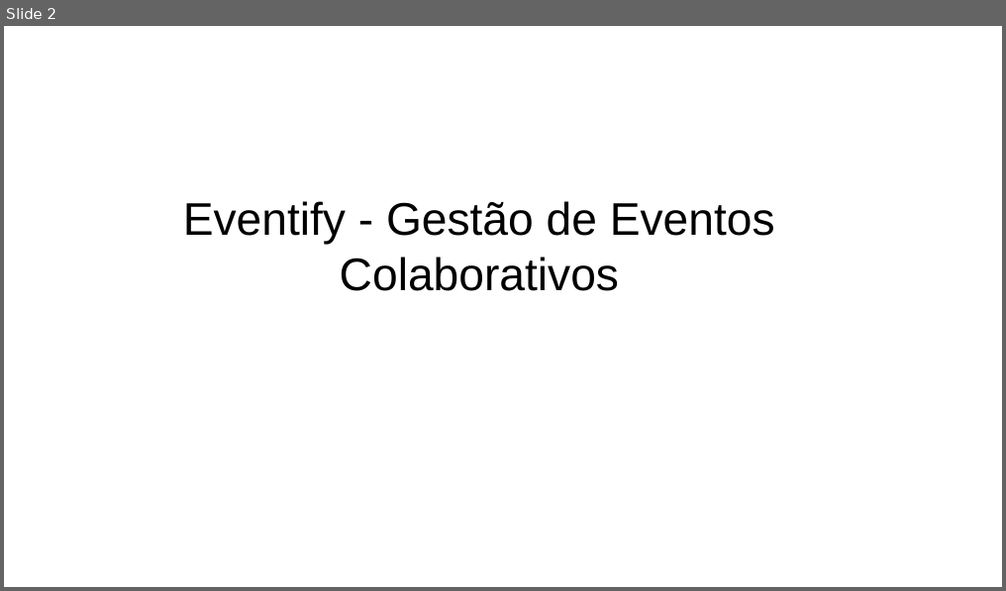
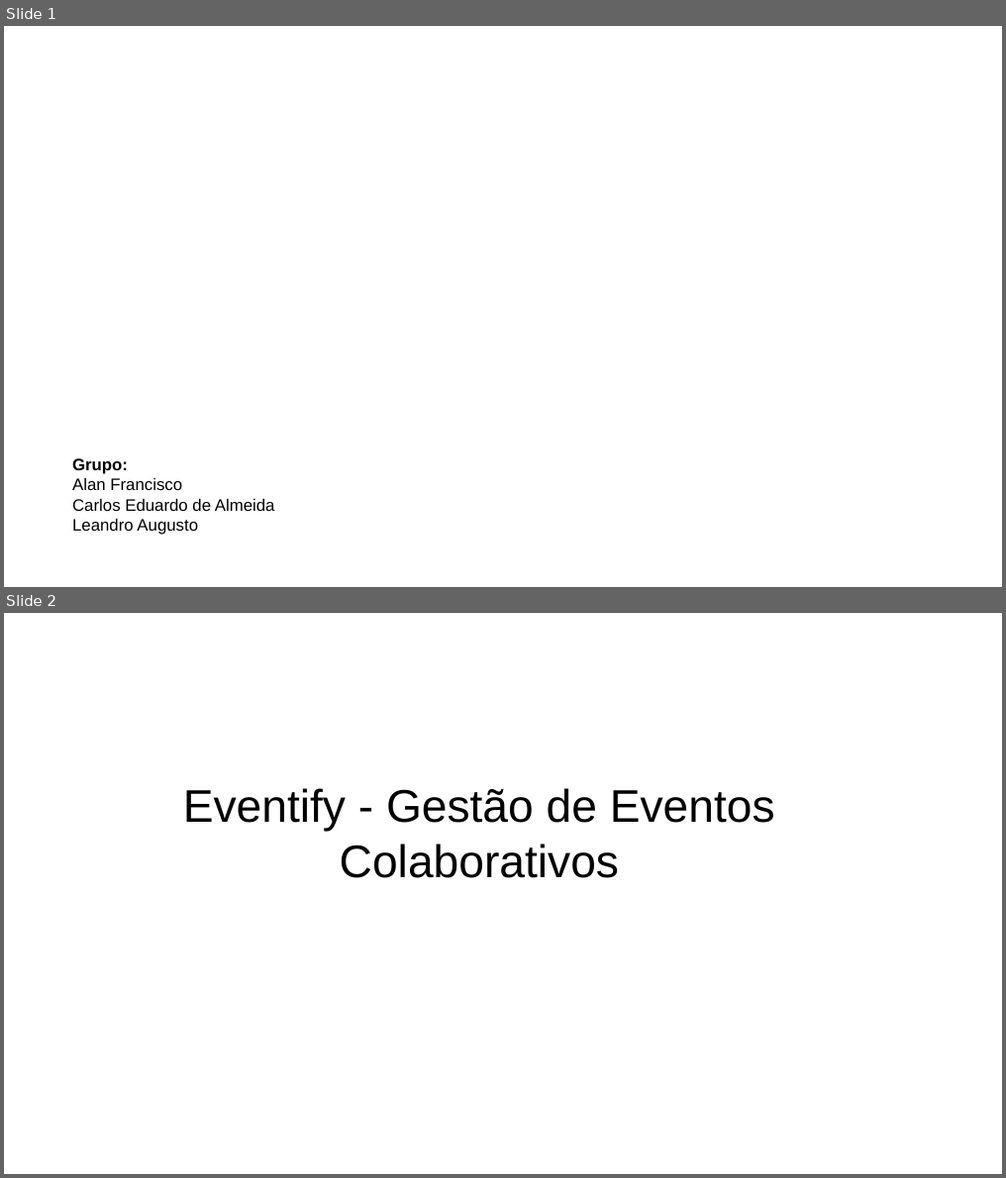
Before and after one commit to alanfranciscos/faitec-2024, a slide deck: docs/Eventify_PowerPoint.pptx. Shown one above the other, each under a label of ours: slide 2 before the commit, slides 1 and 2 after it. The pictures are 1006x591 and 1006x1178 pixels, drawn with LibreOffice and Linux fonts; fonts in the diff are those of the drawing; background and template pictures are left out. Boxes give left, top, right and bottom in pixels: in the first picture for what was removed or moved away, otherwise in the second. Text is boxed around its words. In the diff, an @@ line names an element or a change of style, - is before the commit and + after.

```diff
--- a/docs/Eventify_PowerPoint.pptx
+++ b/docs/Eventify_PowerPoint.pptx
@@ slide 1 added at [4,26,1002,587], background picture (left out) @@
@@ text added at [72,459,275,535], 32 pt, text #000000 @@
+Grupo:
+Alan Francisco
+Carlos Eduardo de Almeida
+Leandro Augusto
```
Also in this commit, not shown: 1 slide changed, 4 other slides added, 4 slides removed, 2 other files.
